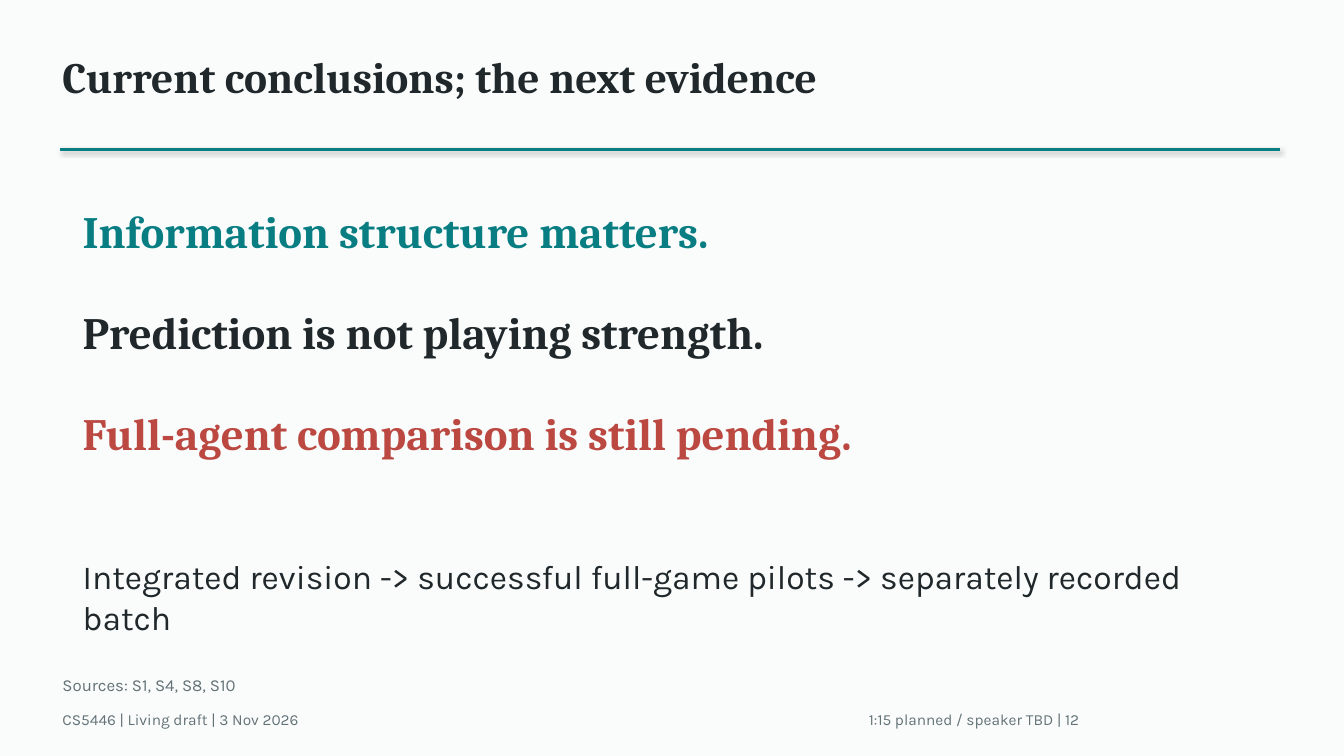
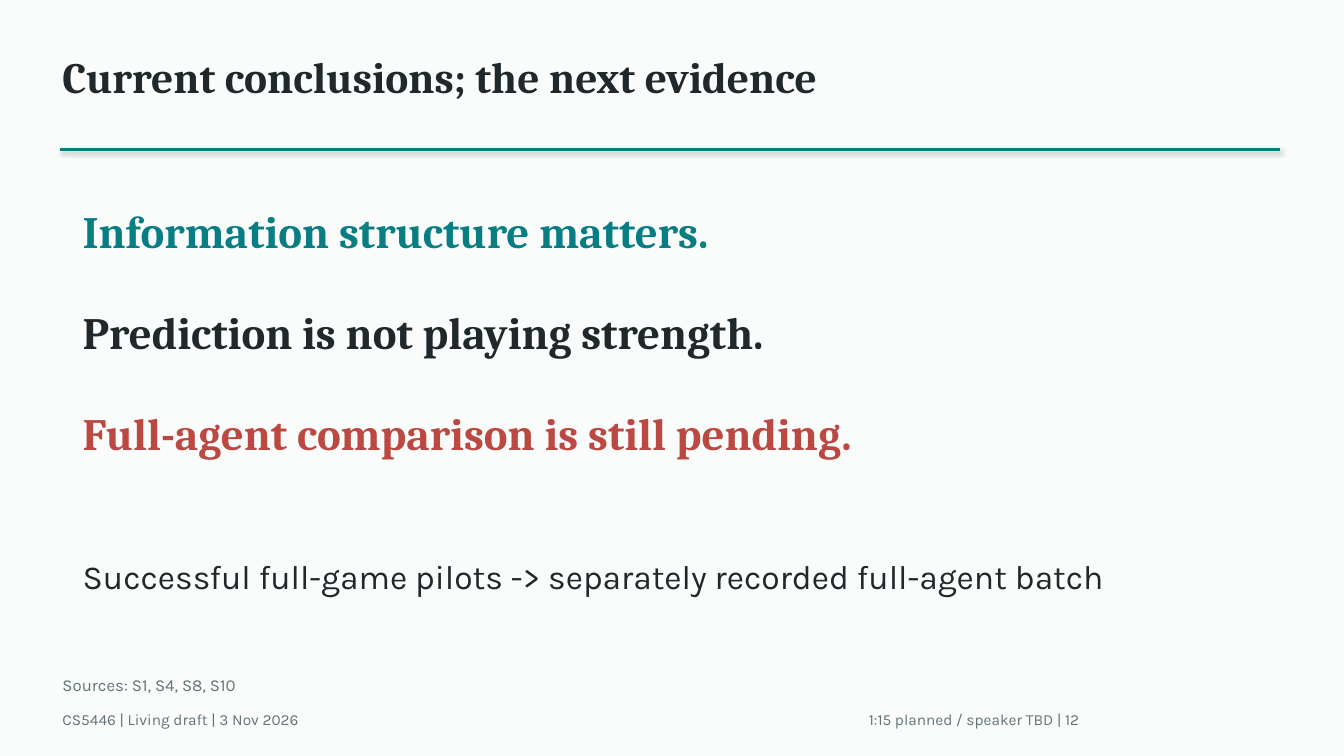
Before and after one commit to Mr-Teal/CS5446_project, a slide deck: slide 12 of docs/drafts/presentation-draft.pptx. Drawn at 1344x756 pixels with LibreOffice and Linux fonts; fonts in the diff are those of the drawing. Boxes give left, top, right and bottom in pixels: in the first picture for what was removed or moved away, otherwise in the second. Text is boxed around its words. In the diff, an @@ line names an element or a change of style, - is before the commit and + after.

```diff
--- a/docs/drafts/presentation-draft.pptx
+++ b/docs/drafts/presentation-draft.pptx
@@ text at (83,566,1104,598): text changed @@
-Integrated revision -> successful full-game pilots -> separately recorded batch
+Successful full-game pilots -> separately recorded full-agent batch
```
Also in this commit, not shown: 8 other slides changed, 3 other files.
